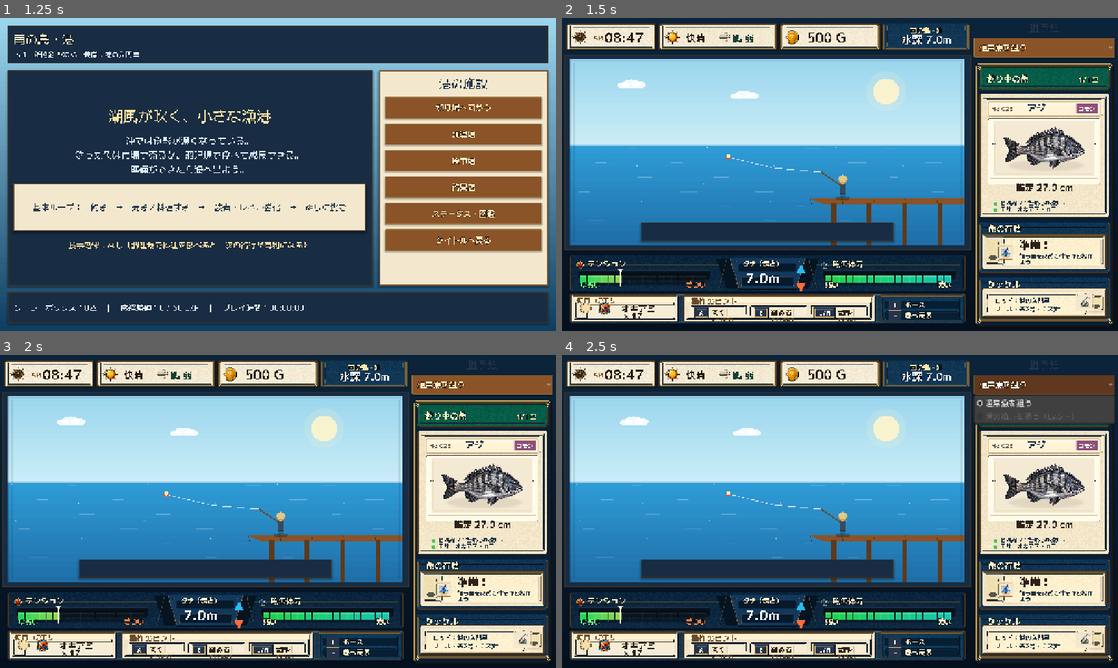
Above: before the commit, frames 1-4 (two rows, left to right).
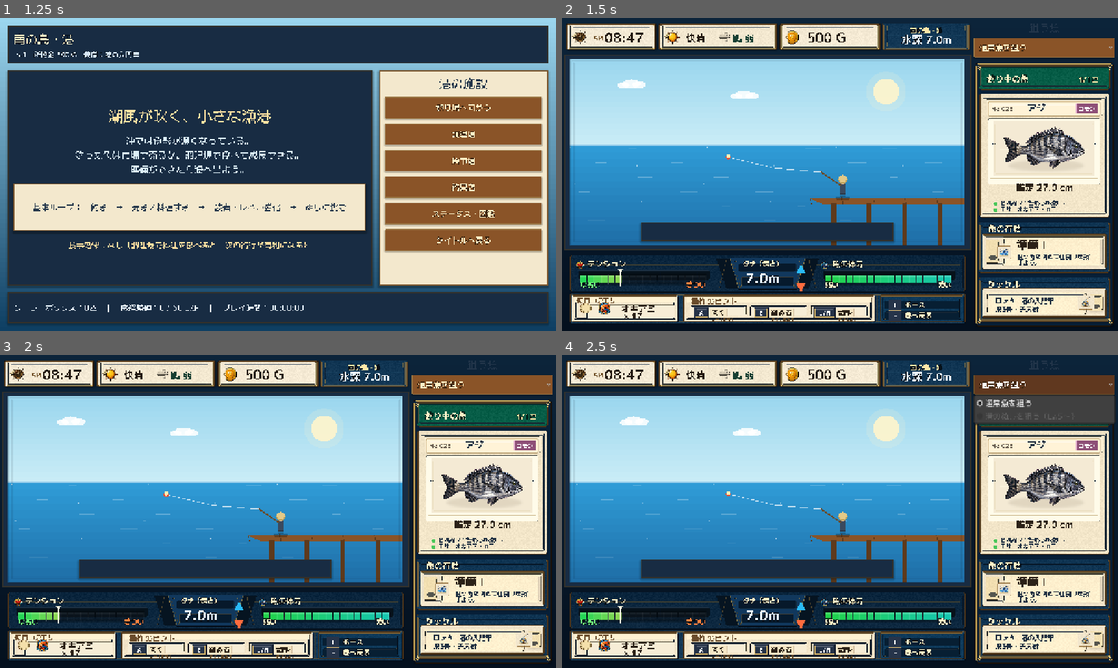
Above: after the commit, the same moments.

Repository: RYUKOU-OKUMURA/tsuri_quest_umi_mvp
Game: Godot game, scene res://scenes/main.tscn
The game is run twice, just before and just after one commit, with the same random seed, the same clock (stepped at 60 frames per second) and the same inputs.
Inputs:
- Up to frame 1 (1.25 s): click "ゲームを始める" at 0.5 s
- Up to frame 2 (1.5 s): click "釣り場へ向かう" at 1.25 s
- Up to frame 3 (2 s): no input
- Up to frame 4 (2.5 s): click "通常魚を狙う" at 2 s

Frame 1 is identical in both runs. In frame 2, 0.5% of the frame differs, in the area x 78-96%, y 70-94%; in frame 3, 0.5%; in frame 4, 0.5%.

Commit message:
Refine fight sidebar card copy

Diff:
--- a/src/ui/components/fight_sidebar.gd
+++ b/src/ui/components/fight_sidebar.gd
@@ -153,10 +153,10 @@
 	if simulator != null:
 		action = simulator.action_name
 		message = simulator.action_message
-	var icon_size := 38.0 if _sidebar_frame != null else 58.0
-	var text_x := 74.0 if _sidebar_frame != null else 78.0
-	_draw_action_icon(body.position + Vector2(42.0, body.size.y * 0.54), icon_size)
-	_draw_text(font, "%s！" % action, body.position + Vector2(text_x, 35.0), 24 if _sidebar_frame != null else 20, Color("#2b2117"), 0)
+	var icon_size := 34.0 if _sidebar_frame != null else 58.0
+	var text_x := 68.0 if _sidebar_frame != null else 78.0
+	_draw_action_icon(body.position + Vector2(39.0, body.size.y * 0.54), icon_size)
+	_draw_text(font, "%s！" % action, body.position + Vector2(text_x, 35.0), 25 if _sidebar_frame != null else 20, Color("#2b2117"), 0)
 	if _sidebar_frame != null:
 		_draw_action_message(font, message, body.position + Vector2(text_x, 45.0), body.size.x - text_x - 14.0)
 	else:
@@ -175,19 +175,19 @@
 	var has_tackle_icon := _tackle_card_icon != null or _icons != null
 	var icon_reserved_width := 12.0
 	if has_tackle_icon:
-		icon_reserved_width = 76.0 if _sidebar_frame != null else 66.0
+		icon_reserved_width = 68.0 if _sidebar_frame != null else 66.0
 	var text_offset := Vector2(18.0, 20.0) if _sidebar_frame != null else Vector2(12.0, 14.0)
 	var text_width := body.size.x - icon_reserved_width - text_offset.x
 	var lines: Array[String] = [
 		"ロッド：%s" % rod_name,
-		"リール・糸3号・チヌ針",
+		"糸3号・チヌ針",
 	]
-	var tackle_font_size := 14 if _sidebar_frame != null else 12
-	var tackle_line_gap := 19.0 if _sidebar_frame != null else 16.0
+	var tackle_font_size := 15 if _sidebar_frame != null else 12
+	var tackle_line_gap := 20.0 if _sidebar_frame != null else 16.0
 	for i in range(lines.size()):
 		_draw_wrapped(font, lines[i], body.position + text_offset + Vector2(0.0, float(i) * tackle_line_gap), text_width, tackle_font_size, Palette.TEXT_DARK, 1, tackle_font_size + 3.0)
 	if _tackle_card_icon != null or _icons != null:
-		var icon_rect := Rect2(body.end - Vector2(58.0, 58.0), Vector2(42.0, 42.0)) if _sidebar_frame != null else Rect2(body.end - Vector2(50.0, 50.0), Vector2(40.0, 40.0))
+		var icon_rect := Rect2(body.end - Vector2(54.0, 56.0), Vector2(38.0, 38.0)) if _sidebar_frame != null else Rect2(body.end - Vector2(50.0, 50.0), Vector2(40.0, 40.0))
 		_draw_tackle_icon(icon_rect)
 	else:
 		_draw_simple_rod(body.position + Vector2(body.size.x - 62.0, body.size.y - 24.0))
@@ -267,8 +267,8 @@
 
 func _draw_action_message(font: Font, text: String, pos: Vector2, max_width: float) -> void:
 	var first_stop := text.find("！")
-	var font_size := 13
-	var gap := 13.5 if _sidebar_frame != null else 16.0
+	var font_size := 14 if _sidebar_frame != null else 13
+	var gap := 14.5 if _sidebar_frame != null else 16.0
 	if first_stop > 0 and first_stop < text.length() - 1:
 		var first := text.left(first_stop + 1)
 		var second := text.substr(first_stop + 1)
Not shown, changed: design-qa.md
Not shown, changed: docs/11_underwater_fight_showcase.md
